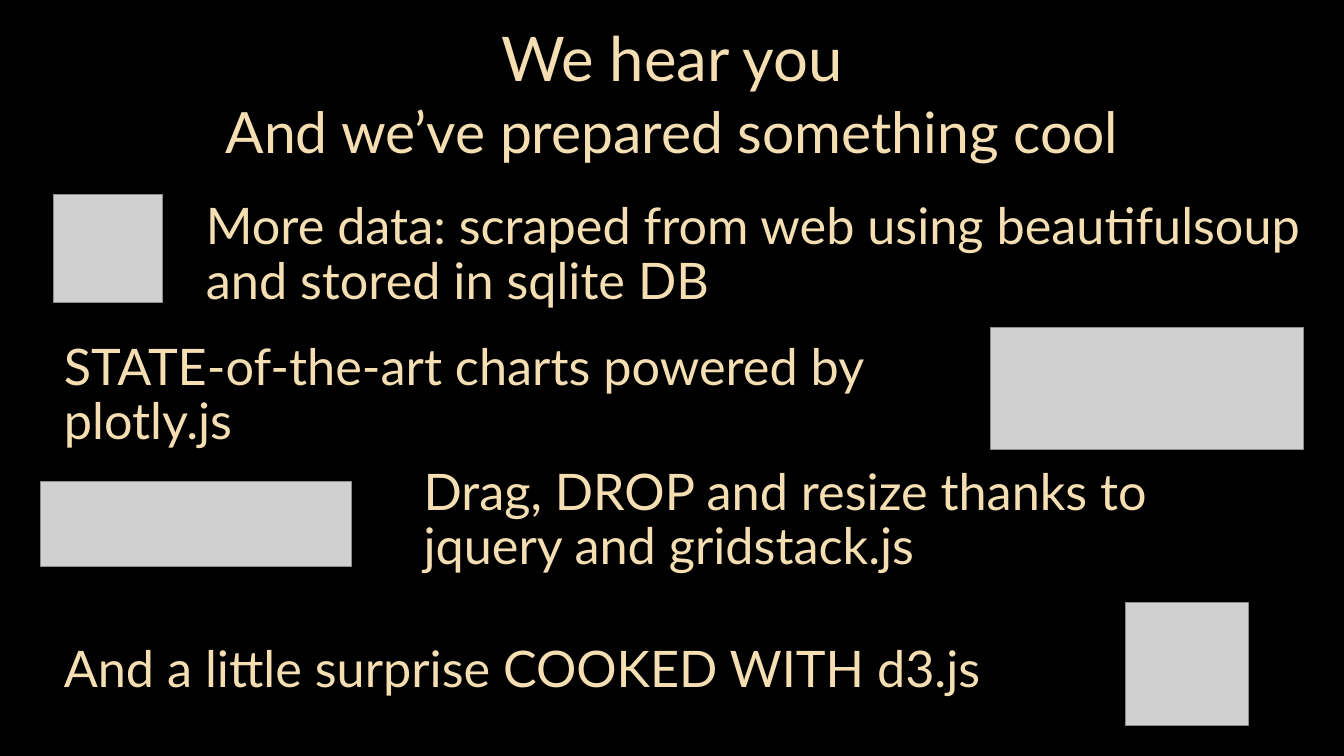
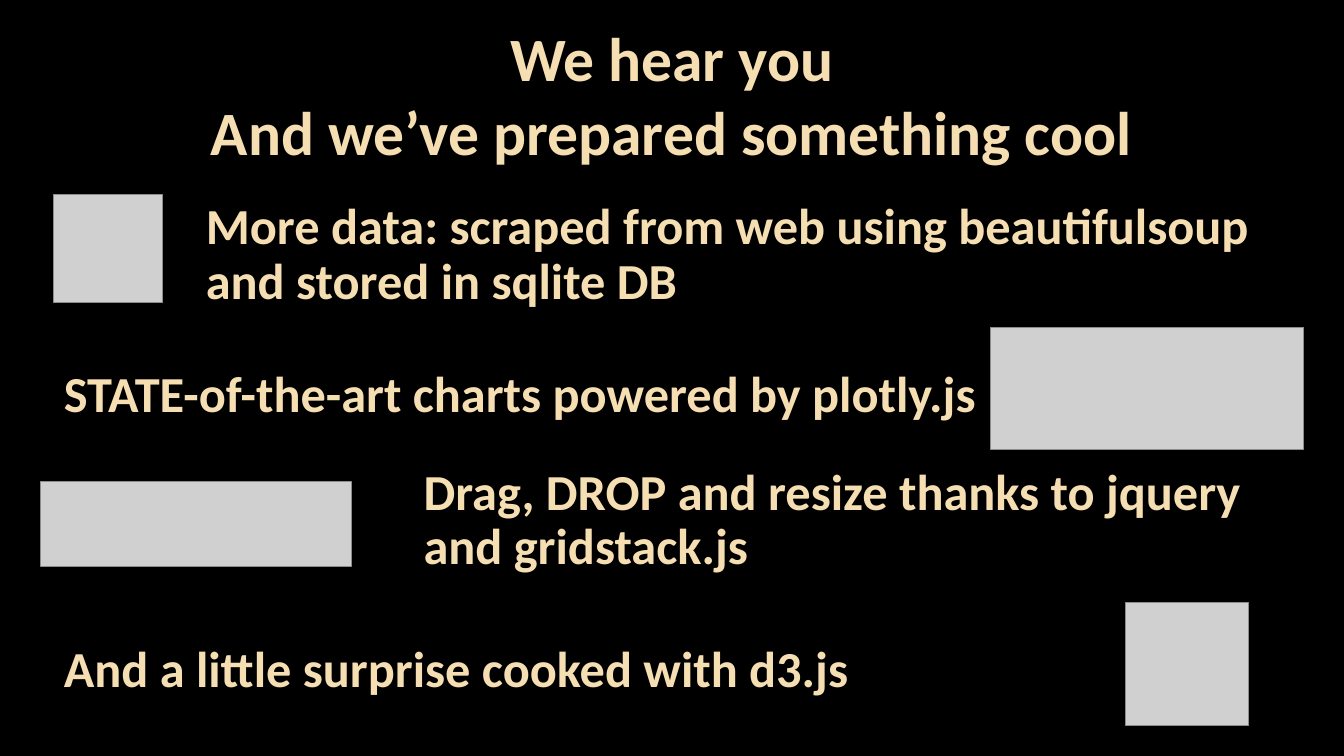
Before and after one commit to Demarsch/gun-violence-dashboard, a slide deck: slide 3 of presentation/Firebrick+Wheat.pptx. Drawn at 1344x756 pixels with LibreOffice and Linux fonts; fonts in the diff are those of the drawing; grey boxes stand for pictures; background and template pictures are left out. Boxes give left, top, right and bottom in pixels: in the first picture for what was removed or moved away, otherwise in the second. Text is boxed around its words. In the diff, an @@ line names an element or a change of style, - is before the commit and + after.

Commit message:
Changed presentation fonts to Calibri Bold

```diff
--- a/presentation/Firebrick+Wheat.pptx
+++ b/presentation/Firebrick+Wheat.pptx
@@ text "And we’ve prepared something cool" at <box>211,110,1132,166</box>: size 40.7 to 44 pt, font Lato to Calibri, bold on @@
@@ font Lato to Calibri, bold on in 4 elements at <box>510,37,834,91</box>, <box>206,208,1248,307</box>, <box>424,474,1240,573</box>, <box>64,376,975,421</box> @@
@@ text at <box>64,651,848,696</box>: text changed; font Lato to Calibri; bold on @@
-And a little surprise COOKED WITH d3.js
+And a little surprise cooked with d3.js
```
Also in this commit, not shown: 3 other slides changed, 2 other files.
